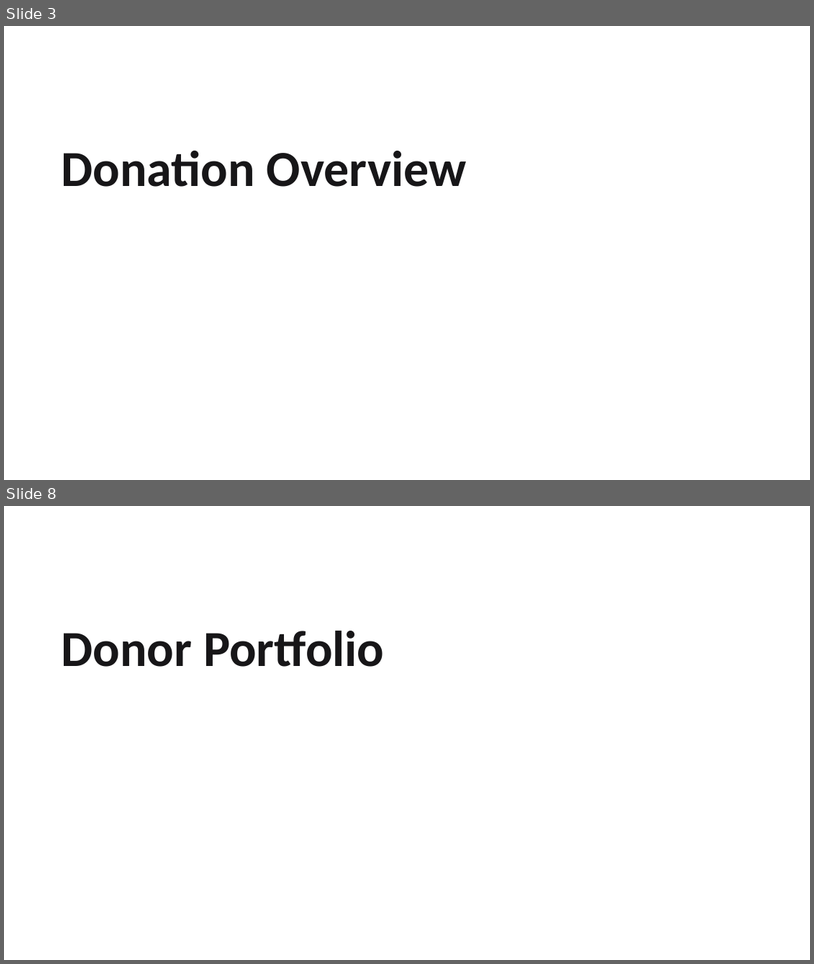
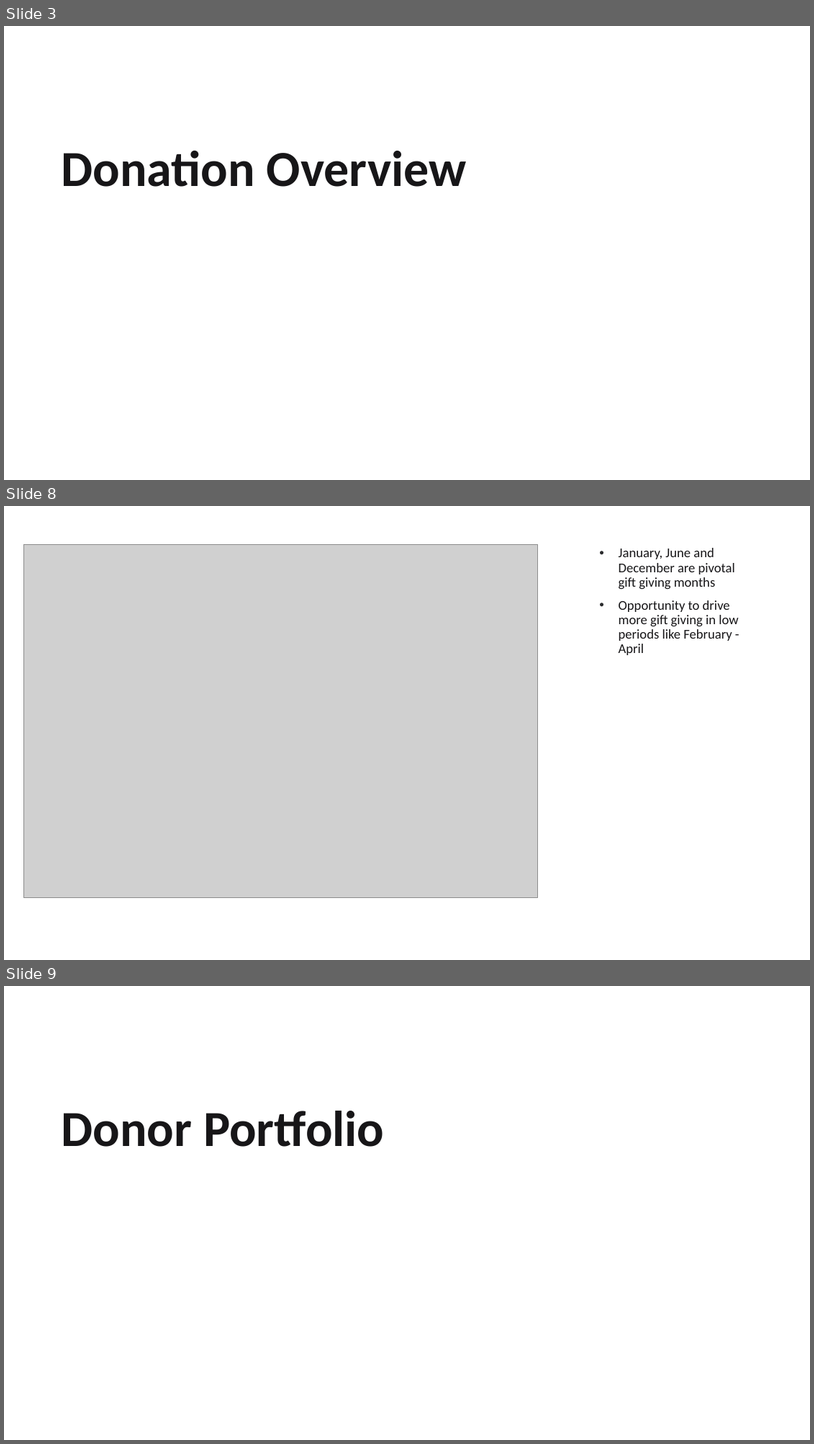
Before and after one commit to edimaudo/hackathon_coding_challenges, a slide deck: Apra/2025/apra_2025/Apra 2025 Data Science Challenge Deck.pptx. Shown one above the other, each under a label of ours: slides 3 and 8 before the commit, slides 3, 8 and 9 after it; the slides between them are not shown. The pictures are 814x964 and 814x1444 pixels, drawn with LibreOffice and Linux fonts; fonts in the diff are those of the drawing; grey boxes stand for pictures; background and template pictures are left out. Boxes give left, top, right and bottom in pixels: in the first picture for what was removed or moved away, otherwise in the second. Text is boxed around its words. In the diff, an @@ line names an element or a change of style, - is before the commit and + after.

```diff
--- a/Apra/2025/apra_2025/Apra 2025 Data Science Challenge Deck.pptx
+++ b/Apra/2025/apra_2025/Apra 2025 Data Science Challenge Deck.pptx
@@ slide 8 added at bbox=[4, 506, 810, 960], background picture (left out) @@
@@ picture added at bbox=[24, 544, 538, 898] @@
@@ text added at bbox=[619, 548, 738, 655], 16 pt, text #171618 @@
+• January, June and December are pivotal gift giving months
+• Opportunity to drive more gift giving in low periods like February - April
@@ what was slide 8 is now slide 9 @@
```
Also in this commit, not shown: 1 slide changed, 8 other slides added, 3 slides removed.
